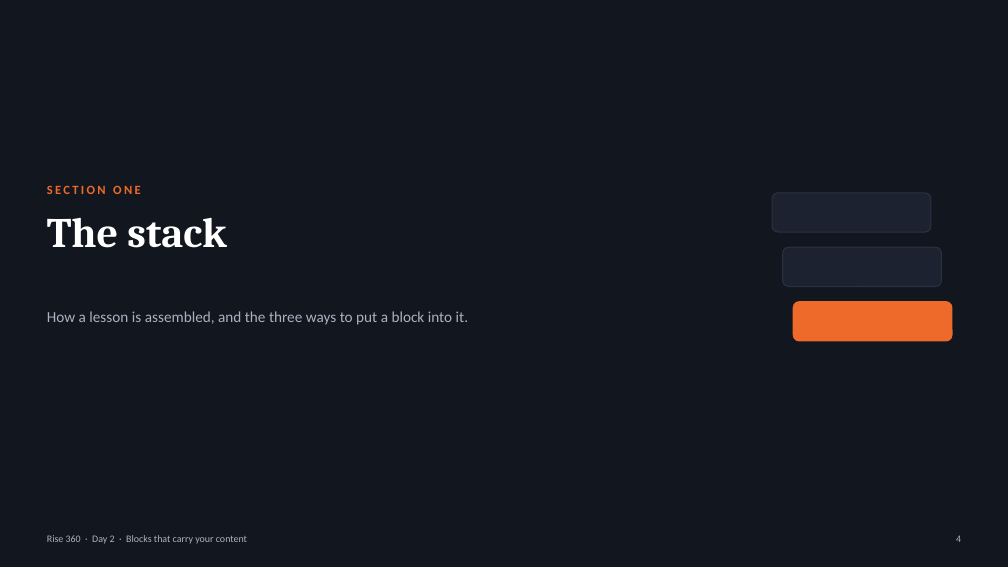
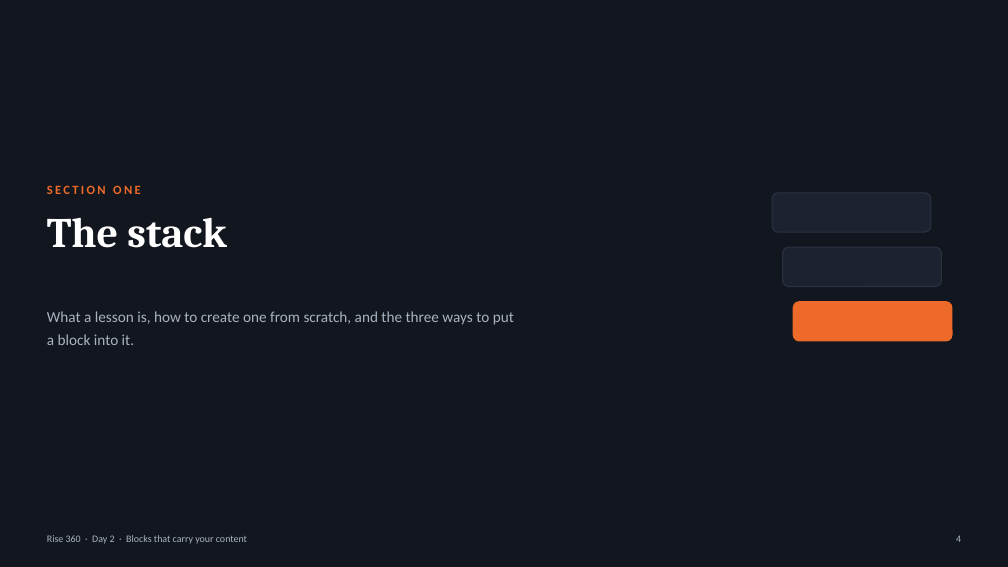
Before and after one commit to the-entertrainer/parallelism, a slide deck: slide 4 of rise360-curriculum/day2/build/rise360-day2-blocks.pptx. Drawn at 1008x567 pixels with LibreOffice and Linux fonts; fonts in the diff are those of the drawing. Boxes give left, top, right and bottom in pixels: in the first picture for what was removed or moved away, otherwise in the second. Text is boxed around its words. In the diff, an @@ line names an element or a change of style, - is before the commit and + after.

```diff
--- a/rise360-curriculum/day2/build/rise360-day2-blocks.pptx
+++ b/rise360-curriculum/day2/build/rise360-day2-blocks.pptx
@@ text at (47,311,514,345): text changed @@
-How a lesson is assembled, and the three ways to put a block into it.
+What a lesson is, how to create one from scratch, and the three ways to put a block into it.
```
Also in this commit, not shown: 26 other slides changed, 1 slide added, 2 other files.
